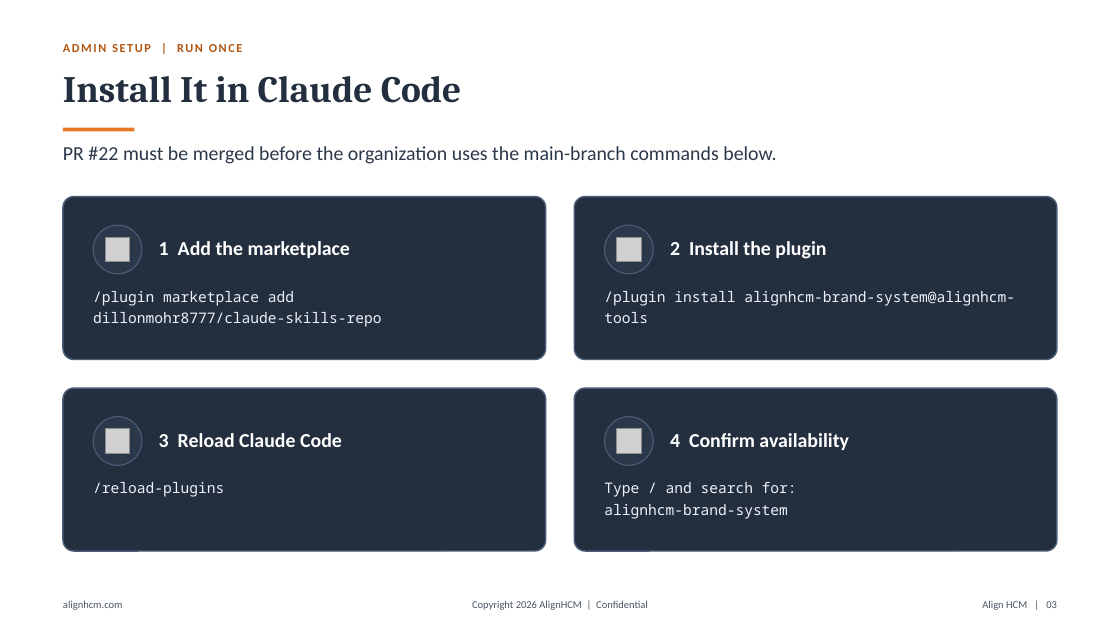
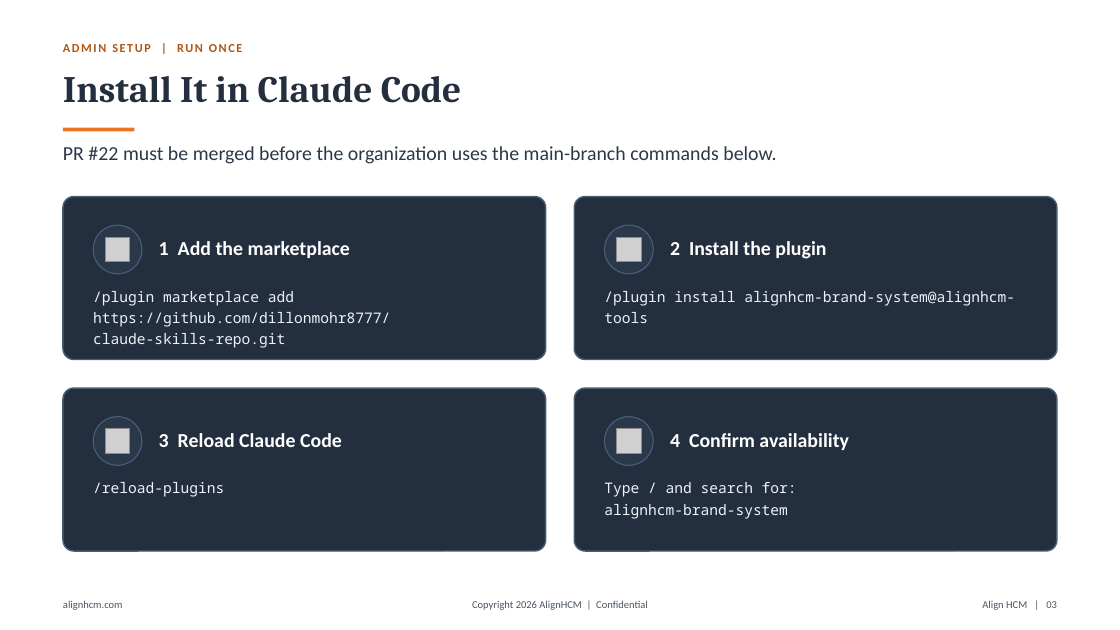
Before and after one commit to dillonmohr8777/claude-skills-repo, a slide deck: slide 3 of docs/alignhcm-brand-system/dist/Align-HCM-Claude-Skill-Quick-Start.pptx. Drawn at 1120x630 pixels with LibreOffice and Linux fonts; fonts in the diff are those of the drawing; grey boxes stand for pictures. Boxes give left, top, right and bottom in pixels: in the first picture for what was removed or moved away, otherwise in the second. Text is boxed around its words. In the diff, an @@ line names an element or a change of style, - is before the commit and + after.

Commit message:
Use credential-free Claude marketplace install

```diff
--- a/docs/alignhcm-brand-system/dist/Align-HCM-Claude-Skill-Quick-Start.pptx
+++ b/docs/alignhcm-brand-system/dist/Align-HCM-Claude-Skill-Quick-Start.pptx
@@ text at (x1=93, y1=312, x2=390, y2=348): text changed @@
-dillonmohr8777/claude-skills-repo
+https://github.com/dillonmohr8777/
+claude-skills-repo.git
```
Also in this commit, not shown: 2 other files.
